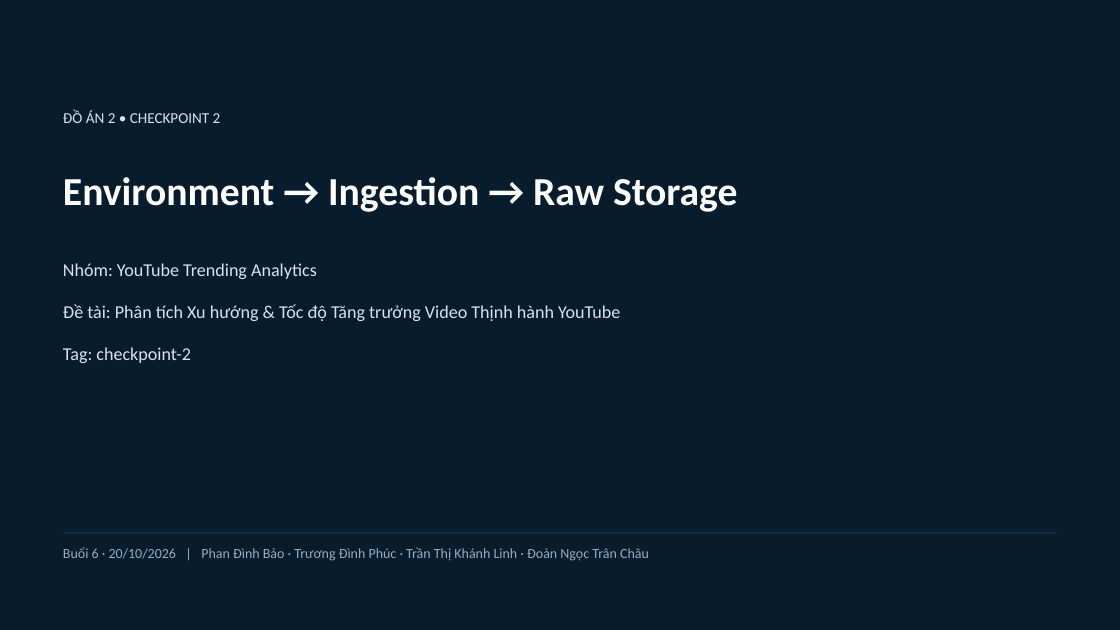
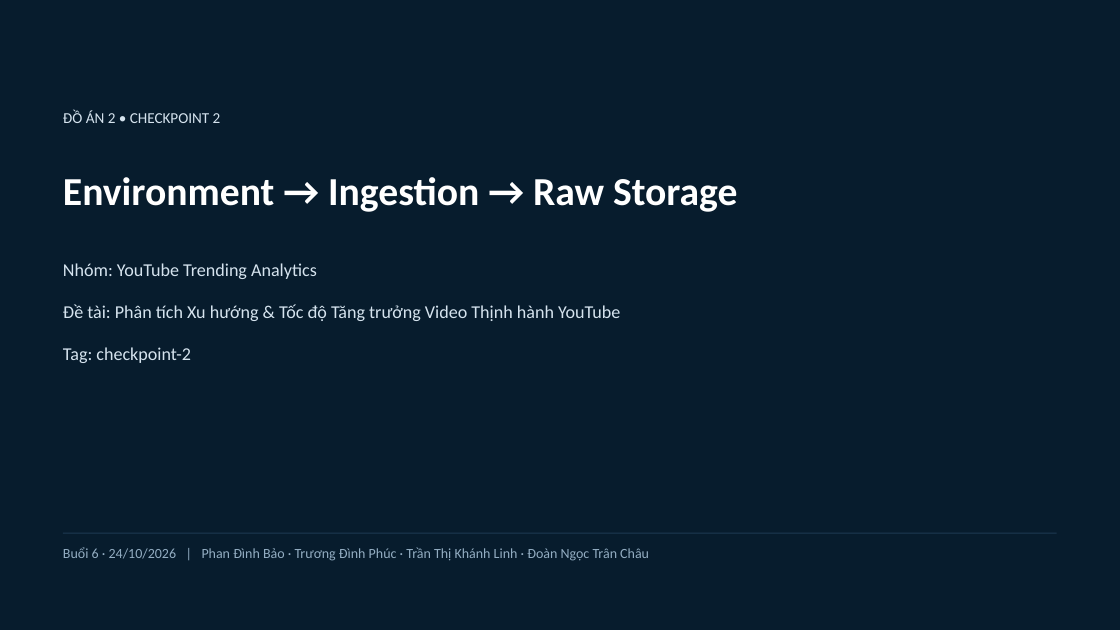
Before and after one commit to kichirou244/bigdata-project, a slide deck: slide 1 of docs/Checkpoint2_Report_YouTube_Trending.pptx. Drawn at 1120x630 pixels with LibreOffice and Linux fonts; fonts in the diff are those of the drawing. Boxes give left, top, right and bottom in pixels: in the first picture for what was removed or moved away, otherwise in the second. Text is boxed around its words. In the diff, an @@ line names an element or a change of style, - is before the commit and + after.

```diff
--- a/docs/Checkpoint2_Report_YouTube_Trending.pptx
+++ b/docs/Checkpoint2_Report_YouTube_Trending.pptx
@@ text at [63, 547, 649, 561]: text changed @@
-Buổi 6 · 20/10/2026 | Phan Đình Bảo · Trương Đình Phúc · Trần Thị Khánh Linh · Đoàn Ngọc Trân Châu
+Buổi 6 · 24/10/2026 | Phan Đình Bảo · Trương Đình Phúc · Trần Thị Khánh Linh · Đoàn Ngọc Trân Châu
```
Also in this commit, not shown: 4 other slides changed, 41 other files.
